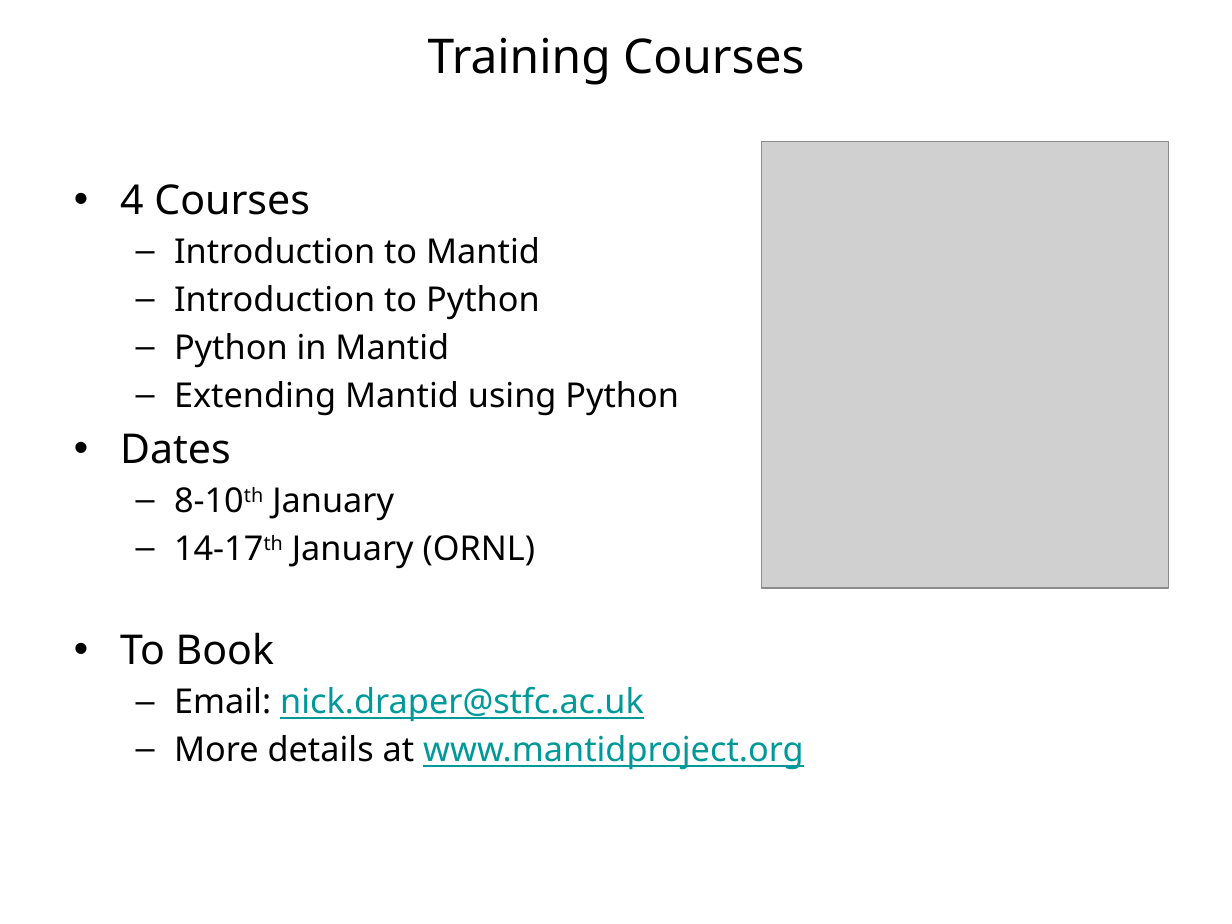
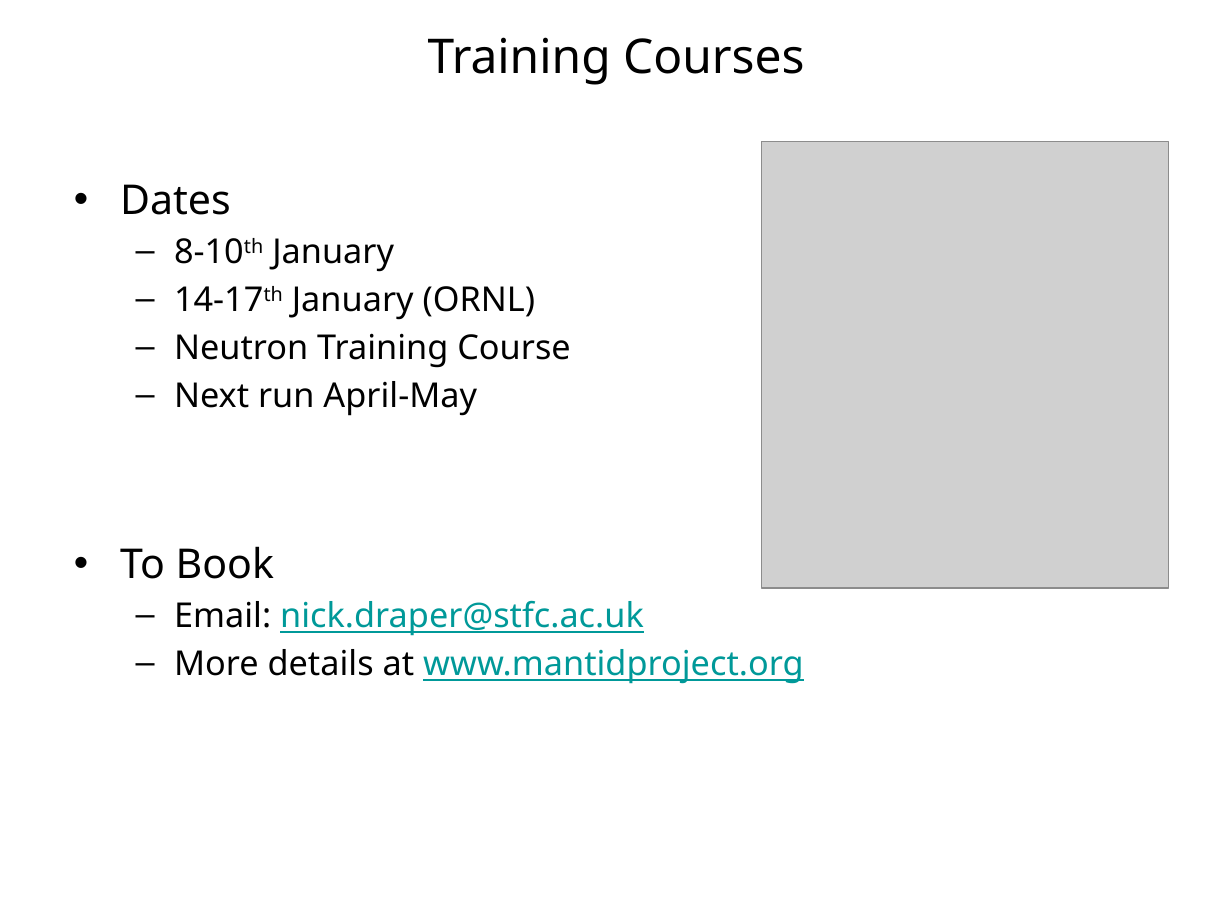
Before and after one commit to mantidproject/documents, a slide deck: slide 5 of Presentations/Release Presentations/3.1/Release 3.1 Presentation.pptx (slide 4 before the commit). Drawn at 1232x924 pixels with LibreOffice and Linux fonts; fonts in the diff are those of the drawing; grey boxes stand for pictures; background and template pictures are left out. Boxes give left, top, right and bottom in pixels: in the first picture for what was removed or moved away, otherwise in the second. Text is boxed around its words. In the diff, an @@ line names an element or a change of style, - is before the commit and + after.

```diff
--- a/Presentations/Release Presentations/3.1/Release 3.1 Presentation.pptx
+++ b/Presentations/Release Presentations/3.1/Release 3.1 Presentation.pptx
@@ text at [120, 184, 679, 416]: paragraphs removed @@
-• 4 Courses
-  – Introduction to Mantid
-  – Introduction to Python
-  – Python in Mantid
-  – Extending Mantid using Python
@@ text at [174, 333, 570, 416]: paragraphs added @@
+  – Neutron Training Course
+  – Next run April-May
```
Also in this commit, not shown: 5 other slides changed, 33 slides added, 8 slides removed, 12 other files.
